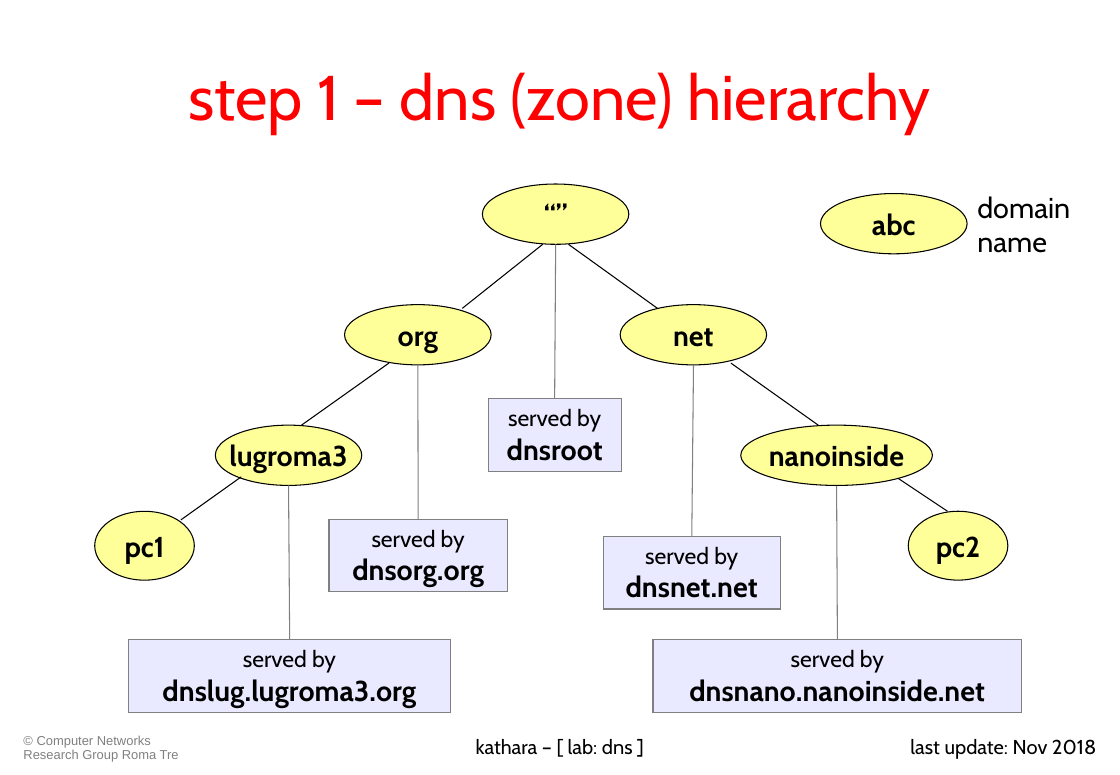
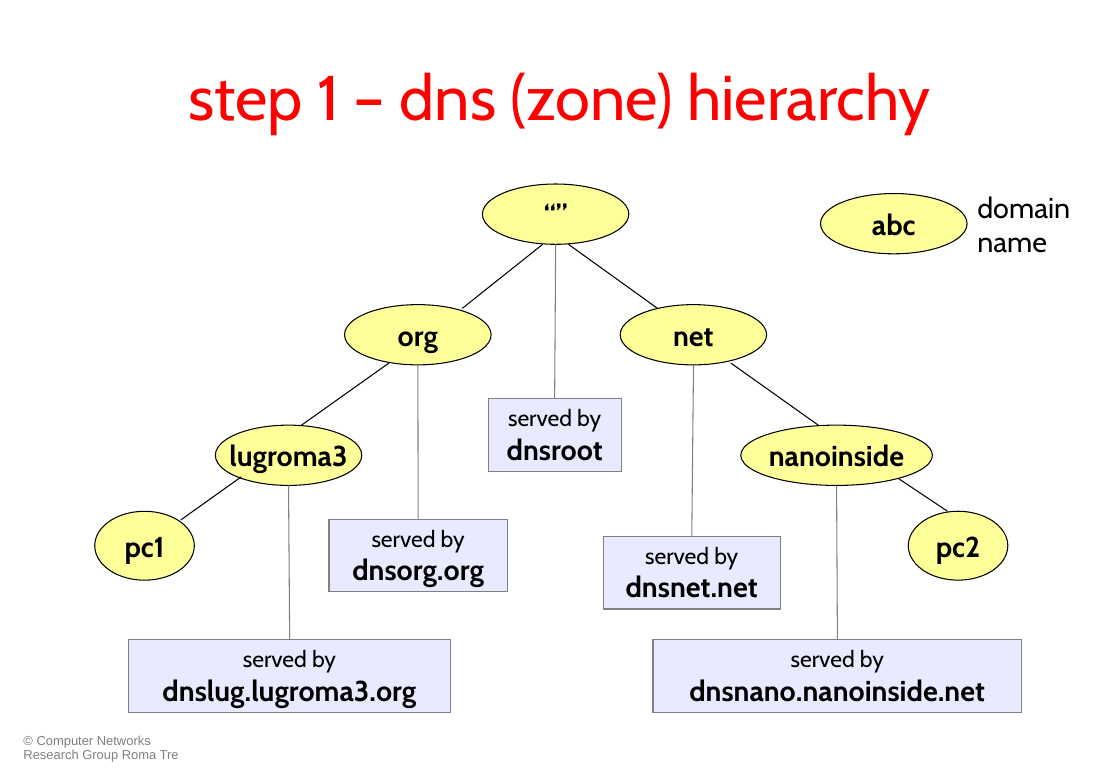
Before and after one commit to KatharaFramework/Kathara-Labs, a slide deck: slide 11 of Application Level/DNS/010-kathara-lab_dns.ppt. Drawn at 1120x775 pixels with LibreOffice and Linux fonts; fonts in the diff are those of the drawing. Boxes give left, top, right and bottom in pixels: in the first picture for what was removed or moved away, otherwise in the second. Text is boxed around its words. In the diff, an @@ line names an element or a change of style, - is before the commit and + after.

Commit message:
adeguamento al nuovo kathara

```diff
--- a/Application Level/DNS/010-kathara-lab_dns.ppt
+++ b/Application Level/DNS/010-kathara-lab_dns.ppt
@@ text removed at (x1=476, y1=739, x2=633, y2=755) @@
-kathara – [ lab: dns ]
@@ text removed at (x1=910, y1=739, x2=1096, y2=759) @@
-last update: Nov 2018
```
Also in this commit, not shown: 50 other slides changed, 1 other file.
